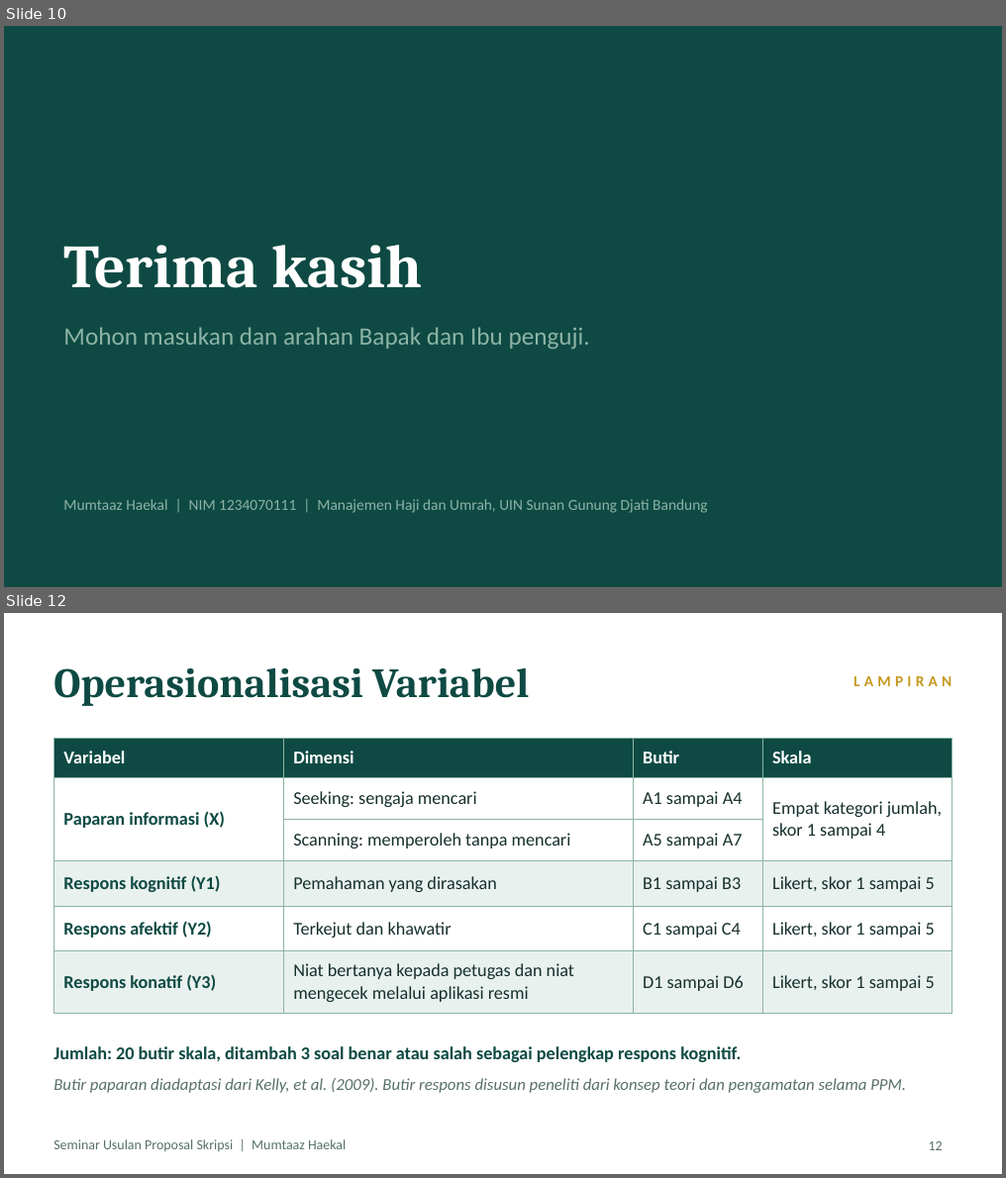
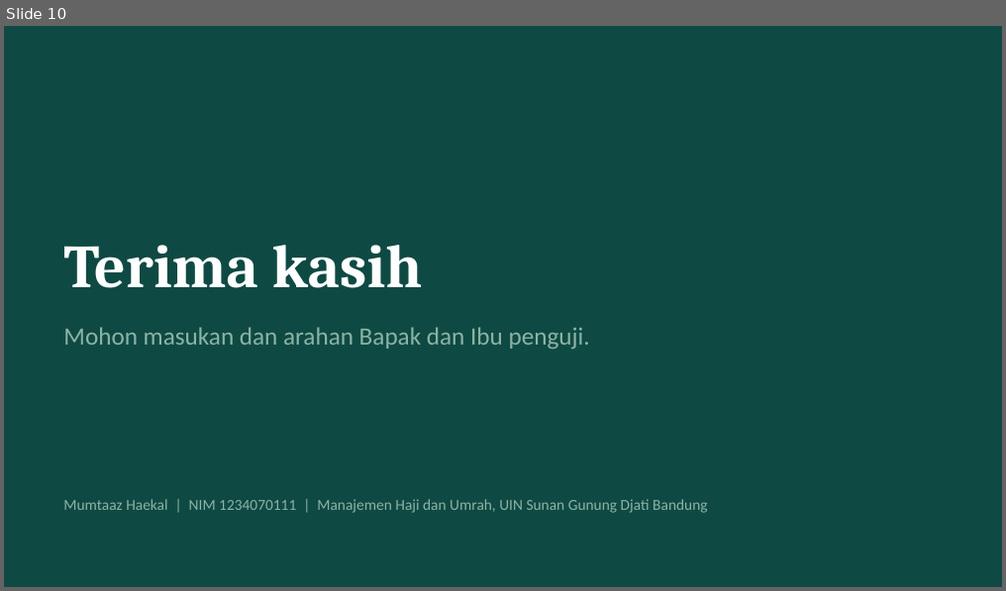
Before and after one commit to haikalmumtaz111-cyber/SEMPRO-TO-SKRIPSI, a slide deck: tema-2/output/presentasi-sempro.pptx. Shown one above the other, each under a label of ours: slides 10 and 12 before the commit, slide 10 after it; the slides between them are not shown. The pictures are 1006x1178 and 1006x591 pixels, drawn with LibreOffice and Linux fonts; fonts in the diff are those of the drawing. Boxes give left, top, right and bottom in pixels: in the first picture for what was removed or moved away, otherwise in the second. Text is boxed around its words. In the diff, an @@ line names an element or a change of style, - is before the commit and + after.

```diff
--- a/tema-2/output/presentasi-sempro.pptx
+++ b/tema-2/output/presentasi-sempro.pptx
@@ slide 12 removed at [4, 613, 1002, 1174], background #FFFFFF @@
@@ title removed at [54, 668, 529, 706] @@
-Operasionalisasi Variabel
@@ text removed at [853, 676, 951, 686] @@
-LAMPIRAN
@@ table removed at [54, 738, 952, 1006], 6 rows, 4 columns @@
-Variabel | Dimensi | Butir | Skala
-Paparan informasi (X) | Seeking: sengaja mencari | A1 sampai A4 | Empat kategori jumlah, skor 1 sampai 4
- | Scanning: memperoleh tanpa mencari | A5 sampai A7 | 
-Respons kognitif (Y1) | Pemahaman yang dirasakan | B1 sampai B3 | Likert, skor 1 sampai 5
-Respons afektif (Y2) | Terkejut dan khawatir | C1 sampai C4 | Likert, skor 1 sampai 5
-Respons konatif (Y3) | Niat bertanya kepada petugas dan niat mengecek melalui aplikasi resmi | D1 sampai D6 | Likert, skor 1 sampai 5
@@ text removed at [54, 1047, 741, 1062] @@
-Jumlah: 20 butir skala, ditambah 3 soal benar atau salah sebagai pelengkap respons kognitif.
@@ text removed at [54, 1078, 906, 1093] @@
-Butir paparan diadaptasi dari Kelly, et al. (2009). Butir respons disusun peneliti dari konsep teori dan pengamatan selama PPM.
@@ text removed at [54, 1140, 346, 1152] @@
-Seminar Usulan Proposal Skripsi | Mumtaaz Haekal
@@ page number removed at [929, 1142, 943, 1151] @@
-12
```
Also in this commit, not shown: 4 other slides removed, 3 other files.
